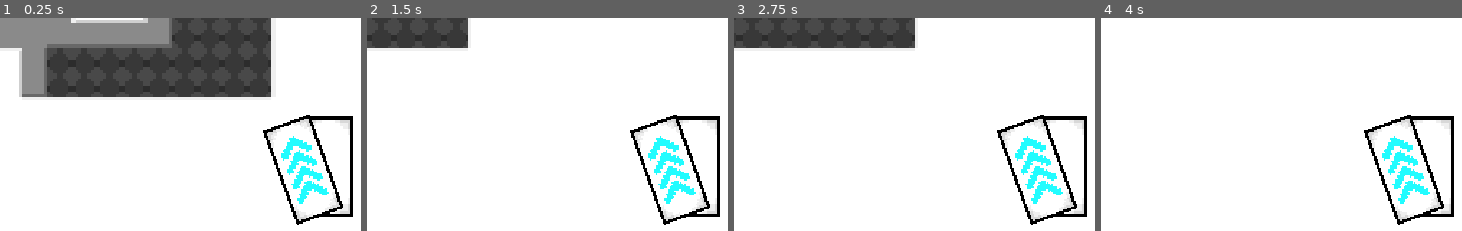
Above: before the commit, frames 1-4 (left to right).
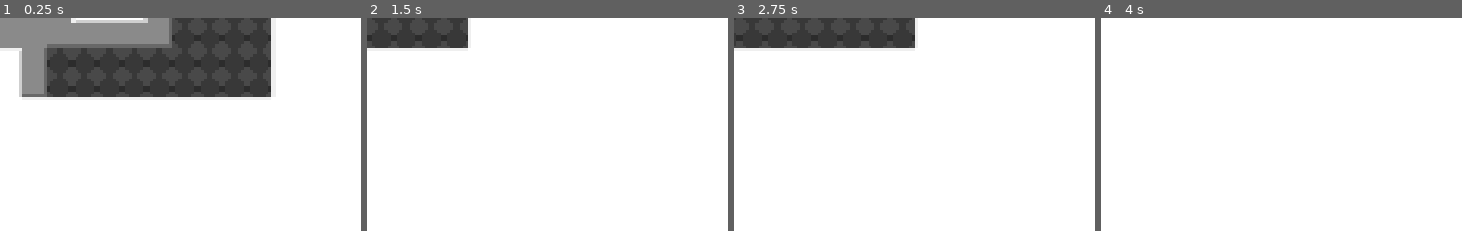
Above: after the commit, the same moments.

Repository: rings-of-saturn/GMTKJam26-Game
Game: Godot game, scene res://scenes/main.tscn
Two runs of this game, one before a commit and one after it. Both use one fixed random seed, a clock stepped at 60 frames per second and the inputs below.
Inputs:
- Up to frame 1 (0.25 s): no input
- Up to frame 2 (1.5 s): hold Z (player_ability_1) 0.53-1.28 s; hold Right (player_right) from 0.53 s (still down); tap Space (player_jump) at 0.77, 1.07 s; tap X (player_ability_2) at 0.8, 1.35 s
- Up to frame 3 (2.75 s): tap Space (player_jump) at 1.52, 1.82, 2.3 s; tap C (player_ability_3) at 1.55 s; release Right (player_right) at 2.03 s; hold Left (player_left) from 2.03 s (still down); hold C (player_ability_3) from 2.03 s (still down)
- Up to frame 4 (4 s): release Left (player_left) at 2.78 s; release C (player_ability_3) at 2.78 s; hold Right (player_right) from 2.78 s (still down); tap Space (player_jump) at 2.85, 3.02, 3.32, 3.77 s; tap Z (player_ability_1) at 3.05 s; hold Z (player_ability_1) from 3.53 s (still down); tap X (player_ability_2) at 3.8 s
The pictures show only the part of the screen within x 49-98%, y 50-100%; the shares and areas given below are measured in that part.

The runs differ from the first frame. In frame 1, 3.7% of the frame differs, in the area x 72-98%, y 45-98%; in frame 2, 3.7%; in frame 3, 3.7%; in frame 4, 3.7%.

Commit message:
Adding dash and modular card system

Diff:
--- a/project.godot
+++ b/project.godot
@@ -39,7 +39,6 @@
 player_jump={
 "deadzone": 0.2,
 "events": [Object(InputEventKey,"resource_local_to_scene":false,"resource_name":"","device":-1,"window_id":0,"alt_press …(191 unchanged characters)…
-, Object(InputEventKey,"resource_local_to_scene":false,"resource_name":"","device":-1,"window_id":0,"alt_pressed":false,"shift_pressed":false,"ctrl_pressed":false,"meta_pressed":false,"pressed":false,"keycode":0,"physical_keycode":4194320,"key_label":0,"unicode":0,"location":0,"echo":false,"script":null)
 ]
 }
 player_ability_1={
@@ -75,6 +74,12 @@
 "events": [Object(InputEventKey,"resource_local_to_scene":false,"resource_name":"","device":-1,"window_id":0,"alt_press …(191 unchanged characters)…
 ]
 }
+player_up={
+"deadzone": 0.2,
+"events": [Object(InputEventKey,"resource_local_to_scene":false,"resource_name":"","device":16,"window_id":0,"alt_pressed":false,"shift_pressed":false,"ctrl_pressed":false,"meta_pressed":false,"pressed":false,"keycode":0,"physical_keycode":4194320,"key_label":0,"unicode":0,"location":0,"echo":false,"script":null)
+, Object(InputEventKey,"resource_local_to_scene":false,"resource_name":"","device":-1,"window_id":0,"alt_pressed":false,"shift_pressed":false,"ctrl_pressed":false,"meta_pressed":false,"pressed":false,"keycode":0,"physical_keycode":87,"key_label":0,"unicode":122,"location":0,"echo":false,"script":null)
+]
+}
 
 [physics]
 
--- a/scenes/level_1.tscn
+++ b/scenes/level_1.tscn
@@ -171,6 +171,7 @@
 
 [node name="Level 1" type="Node2D" unique_id=1652856812]
 script = ExtResource("1_bswci")
+granted_cards = Array[int]([])
 
 [node name="Tile Map" type="TileMapLayer" parent="." unique_id=2044206089]
 texture_filter = 1
--- a/scenes/level_3.tscn
+++ b/scenes/level_3.tscn
@@ -171,6 +171,7 @@
 
 [node name="Level3" type="Node2D" unique_id=601881982]
 script = ExtResource("1_uwxec")
+granted_cards = Array[int]([2, 3, 1])
 routes = {
 0: 0,
 1: 1,
--- a/scenes/main.tscn
+++ b/scenes/main.tscn
@@ -4,7 +4,7 @@
 [ext_resource type="Script" uid="uid://ddss2h3suqofg" path="res://scripts/level.gd" id="1_jyhfs"]
 [ext_resource type="PackedScene" uid="uid://dv8bgcny7c665" path="res://scenes/countdown.tscn" id="3_sugp2"]
 [ext_resource type="Texture2D" uid="uid://belmmr1tgmqw7" path="res://assets/backgrounds/blank/blank_bg.png" id="4_jyhfs"]
-[ext_resource type="Script" uid="uid://bowgfk4qntj1l" path="res://scenes/card_manager.gd" id="5_tbgi4"]
+[ext_resource type="Script" uid="uid://bowgfk4qntj1l" path="res://scripts/card_manager.gd" id="5_tbgi4"]
 [ext_resource type="Texture2D" uid="uid://8pd88rktly3w" path="res://assets/cards/card_base.png" id="6_tefeu"]
 
 [node name="Node2D" type="Node2D" unique_id=1530755968]
--- a/scenes/player.tscn
+++ b/scenes/player.tscn
@@ -6,6 +6,7 @@
 [ext_resource type="Texture2D" uid="uid://b4joik28uw6ro" path="res://assets/animations/player/player_walk.png" id="3_dqkch"]
 [ext_resource type="Texture2D" uid="uid://d1p1lmk42ojej" path="res://assets/animations/player/player_flying.png" id="4_y4r1p"]
 [ext_resource type="Texture2D" uid="uid://c1ah3gd0me4va" path="res://assets/animations/player/player_jump.png" id="6_d2wvv"]
+[ext_resource type="Script" uid="uid://smd0l48qhvw4" path="res://scripts/abilities/dash_component.gd" id="7_fjrip"]
 
 [sub_resource type="RectangleShape2D" id="RectangleShape2D_0wfyh"]
 size = Vector2(7.5, 12)
@@ -192,3 +193,6 @@
 
 [node name="Camera2D" type="Camera2D" parent="." unique_id=474870215]
 zoom = Vector2(4.5, 4.5)
+
+[node name="DashComponent" type="Node2D" parent="." unique_id=577402755]
+script = ExtResource("7_fjrip")
--- /dev/null
+++ b/scripts/abilities/dash_component.gd
@@ -0,0 +1,154 @@
+extends Node
+
+enum DashState {
+	IDLE,
+	FREEZE,
+	ACTIVE }
+
+
+@export var dash_speed: float = 240.0
+@export var dash_time: float = 0.15
+@export var end_dash_speed: float = 160.0
+@export var end_dash_up_mult: float = 0.75
+@export var dash_cooldown: float = 0.2
+@export var dash_freeze_time: float = 0.05
+@export var dash_slide_mult: float = 1.2
+@export var super_jump_h_mult: float = 1.25
+@export var wall_jump_h_speed: float = 130.0
+@export var wall_jump_y_speed: float = -105.0
+@export var wall_check_dist: int = 6
+@export var air_dash_only: bool = false
+
+
+
+
+var dashes: int = 1
+var max_dashes: int = 1
+var dash_state: DashState = DashState.IDLE
+var dash_dir: Vector2 = Vector2.ZERO
+var dash_timer: float = 0.0
+var freeze_timer: float = 0.0
+var cooldown_timer: float = 0.0
+var pending_dash_speed: Vector2 = Vector2.ZERO
+var before_dash_speed: Vector2 = Vector2.ZERO
+
+
+@onready var player: CharacterBody2D = get_parent()
+@onready var cards: Node = player.get_node_or_null("Cards")
+@onready var sprite: AnimatedSprite2D = player.get_node_or_null("AnimatedSprite2D")
+
+func _ready() -> void:
+	if cards and cards.has_signal("second_card_used"):
+		cards.second_card_used.connect(_on_dash_used)
+
+func _process(delta: float) -> void:
+	cooldown_timer = maxf(cooldown_timer - delta, 0.0)
+
+	if player.is_on_floor() and dash_state == DashState.IDLE:
+		dashes = max_dashes
+
+	match dash_state:
+		DashState.FREEZE:
+			freeze_timer -= delta
+			player.velocity = Vector2.ZERO
+			if freeze_timer <= 0.0:
+				dash_state = DashState.ACTIVE
+				player.velocity = pending_dash_speed
+				_apply_dash_slide()
+
+		DashState.ACTIVE:
+			dash_timer -= delta
+			player.velocity = dash_dir * dash_speed
+			_handle_dash_jump()
+			if dash_timer <= 0.0:
+				_end_dash()
+
+func _on_dash_used(_card_ref: Texture2D) -> void:
+	if  dashes <= 0 or cooldown_timer > 0.0:
+		return
+	if air_dash_only and player.is_on_floor():
+		return
+	dashes -= 1
+	_perform_dash()
+
+
+func _perform_dash() -> void:
+	var aim: Vector2 = Vector2(
+		Input.get_axis("player_left", "player_right"),
+		Input.get_axis("player_up", "player_down")
+	)
+	if aim == Vector2.ZERO:
+		aim = Vector2.RIGHT if (sprite and sprite.flip_h) else Vector2.LEFT
+
+	dash_dir = aim.normalized()
+	before_dash_speed = player.velocity
+
+	var new_speed := dash_dir * dash_speed
+	if signf(before_dash_speed.x) == signf(new_speed.x) and absf(before_dash_speed.x) > absf(new_speed.x):
+		new_speed.x = before_dash_speed.x
+
+	pending_dash_speed = new_speed
+	dash_timer = dash_time
+	freeze_timer = dash_freeze_time
+	cooldown_timer = dash_cooldown
+	dash_state = DashState.FREEZE
+
+	if dash_dir.x != 0.0 and sprite:
+		sprite.flip_h = dash_dir.x > 0.0
+
+func _apply_dash_slide() -> void:
+	if player.is_on_floor() and dash_dir.x != 0.0 and dash_dir.y > 0.0:
+		dash_dir.y = 0.0
+		player.velocity.x *= dash_slide_mult
+
+
+func _handle_dash_jump() -> void:
+	if not Input.is_action_just_pressed("player_jump"):
+		return
+
+	var wall := 0
+	if _check_wall(1):
+		wall = 1
+	elif _check_wall(-1):
+		wall = -1
+
+	if dash_dir.x != 0.0 and dash_dir.y == 0.0:
+		if wall != 0:
+			_wall_jump_cancel(-wall)
+		else:
+			_cancel_dash_with_jump(super_jump_h_mult)
+	elif dash_dir.x == 0.0 and dash_dir.y == -1.0:
+		if wall != 0:
+			_wall_jump_cancel(-wall)
+	else:
+		if wall != 0:
+			_wall_jump_cancel(-wall)
+
+func _cancel_dash_with_jump(h_mult: float) -> void:
+	dash_state = DashState.IDLE
+	player.velocity.y = wall_jump_y_speed
+	player.velocity.x *= h_mult
+
+
+func _wall_jump_cancel(dir: int) -> void:
+	dash_state = DashState.IDLE
+	player.velocity.x = wall_jump_h_speed * dir
+	player.velocity.y = wall_jump_y_speed
+
+func _check_wall(dir: int) -> bool:
+	var space_state := player.get_world_2d().direct_space_state
+	var query := PhysicsRayQueryParameters2D.create(
+		player.global_position,
+		player.global_position + Vector2(dir * wall_check_dist, 0),
+		1
+	)
+	query.exclude = [player]
+	return space_state.intersect_ray(query).size() > 0
+
+func _end_dash() -> void:
+	dash_state = DashState.IDLE
+	if dash_dir.y <= 0.0:
+		var end_speed := dash_dir * end_dash_speed
+		if dash_dir.y < 0.0:
+			end_speed.y *= end_dash_up_mult
+		player.velocity = end_speed
--- a/scripts/autoload/level_manager.gd
+++ b/scripts/autoload/level_manager.gd
@@ -93,16 +93,5 @@
 	restart_level()
 
 
-func _on_scene_changed(_scene: Node) -> void:
-	await get_tree().process_frame
-
-	var slots := get_tree().get_nodes_in_group("level_slot")
-	if slots.size() == 0:
-		return
-
-	level_slot = slots[0]
-	load_level(0)
-
-
 func _on_game_complete() -> void:
 	print("GAME COMPLETE")
--- a/scenes/card_manager.gd
+++ b/scripts/card_manager.gd
@@ -17,44 +17,37 @@
 signal third_card_used
 
 func _ready() -> void:
-	pass # Replace with function body.
+	first_sprite.texture = current_first_card
+	second_sprite.texture = current_second_card
+	third_sprite.texture = current_third_card
+	_update_visibility()
+
+# Called every frame. 'delta' is the elapsed time since the previous frame.
+func _process(_delta: float) -> void:
+	if enabled_cards.has(1):
+		if Input.is_action_just_released("player_ability_1"):
+			first_card_used.emit(current_first_card)
+	if enabled_cards.has(2):
+		if Input.is_action_just_released("player_ability_2"):
+			second_card_used.emit(current_second_card)
+	if enabled_cards.has(3):
+		if Input.is_action_just_released("player_ability_3"):
+			third_card_used.emit(current_third_card)
 
 
-# Called every frame. 'delta' is the elapsed time since the previous frame.
-func _process(delta: float) -> void:
-	#TODO: make cards easy to enable and disable
-	enabled_cards.append(1)
-	enabled_cards.append(2)
 
-	current_second_card = CARD_SPEED;
+func enable_card(card_id: int) -> void:
+	if not enabled_cards.has(card_id):
+		enabled_cards.append(card_id)
+		_update_visibility()
 
 
-	if not enabled_cards.has(1):
-		first_sprite.visible = false
-	if not enabled_cards.has(2):
-		second_sprite.visible = false
-	if not enabled_cards.has(3):
-		third_sprite.visible = false
-	first_sprite.texture = current_first_card;
-	second_sprite.texture = current_second_card;
-	third_sprite.texture = current_third_card;
-	if enabled_cards.has(1):
-		if Input.is_action_pressed("player_ability_1"):
-			print("holding first card")
-		if Input.is_action_just_released("player_ability_1"):
-			print("used first card")
-			first_card_used.emit(current_first_card)
+func disable_card(card_id: int) -> void:
+	enabled_cards.erase(card_id)
+	_update_visibility()
 
-	if enabled_cards.has(2):
-		if Input.is_action_pressed("player_ability_2"):
-			print("holding second card")
-		if Input.is_action_just_released("player_ability_2"):
-			print("used second card")
-			second_card_used.emit(current_second_card)
 
-	if enabled_cards.has(3):
-		if Input.is_action_pressed("player_ability_3"):
-			print("holding third card")
-		if Input.is_action_just_released("player_ability_3"):
-			print("used third card")
-			third_card_used.emit(current_third_card)
+func _update_visibility() -> void:
+	first_sprite.visible = enabled_cards.has(1)
+	second_sprite.visible = enabled_cards.has(2)
+	third_sprite.visible = enabled_cards.has(3)
--- a/scripts/goal_area.gd
+++ b/scripts/goal_area.gd
@@ -8,7 +8,6 @@
 func _ready() -> void:
 	body_entered.connect(_on_body_entered)
 
-
 func _on_body_entered(body: Node2D) -> void:
 	if body is CharacterBody2D:
 		goal_reached.emit(goal_id)
--- a/scripts/level_data.gd
+++ b/scripts/level_data.gd
@@ -1,4 +1,9 @@
 extends Node2D
+
+
+@export var granted_cards: Array[int] = [2]
+@export var removed_cards: Array[int] = []
+
 
 ## Map goal_id → level_index.
 ## Leave empty for linear progression (defaults to next level).
@@ -8,8 +13,24 @@
 }
 
 func _ready() -> void:
+	_grant_cards()
 	for child in _find_goal_areas(self):
 		child.goal_reached.connect(_on_goal_reached)
+
+
+
+
+func _grant_cards() -> void:
+	var player := get_node("../../Player") as CharacterBody2D
+	if not player:
+		return
+	var cards := player.get_node_or_null("Cards")
+	if not cards:
+		return
+	for cid: int in granted_cards:
+		cards.enable_card(cid)
+	for cid: int in removed_cards:
+		cards.disable_card(cid)
 
 
 func _on_goal_reached(gid: int) -> void:
--- a/scripts/player.gd
+++ b/scripts/player.gd
@@ -60,13 +60,13 @@
 
 	#crouch
 	if Input.is_action_pressed("player_down") and is_on_floor() and not crouching:
-		collision_shape.shape.size.y = 8
-		collision_shape.position.y = 2
+		collision_shape.shape.size = Vector2(7.5, 8)
+		collision_shape.position = Vector2(0, 2)
 		crouching = true
-	if not Input.is_action_pressed("player_down"):
-		collision_shape.shape.size.y = 12
-		collision_shape.position.y = 0
-		crouching = false;
+	if not Input.is_action_pressed("player_down") and crouching:
+		collision_shape.shape.size = Vector2(7.5, 12)
+		collision_shape.position = Vector2(0, 0)
+		crouching = false
 
 
 	# timers
@@ -129,7 +129,7 @@
 		sprite.animation = "crouch"
 		if(sprite.frame == 3):
 			sprite.frame = 3
-	elif(var_jump_timer < 0):
+	elif not is_on_floor() and velocity.y < 0:
 		sprite.animation = "jump"
 	elif not is_on_floor():
 		sprite.animation = "flying"
Not shown, added: scripts/abilities/dash_component.gd.uid
Renamed: scenes/card_manager.gd.uid -> scripts/card_manager.gd.uid
